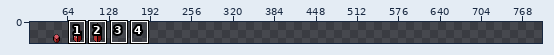
A sprite sheet gets an edit: game/assets/actors/shapes/cube_enemy.png. Above, an overview of the earlier version with the close-up marked.
Close-up. Old version:
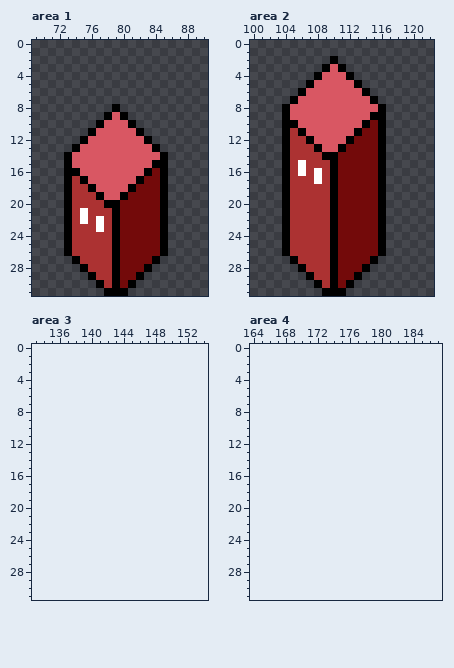
The file is 96x32 pixels. Shown: area 1: x 69..90, y 0..31; area 2: x 100..122, y 0..31; area 3: x 133..154, y 0..31; area 4: x 164..187, y 0..31. The old version is drawn lined up with the new one, on the new canvas. The wide view leaves out empty margins. The commit also changed other parts of the picture, which this record leaves out.
After:
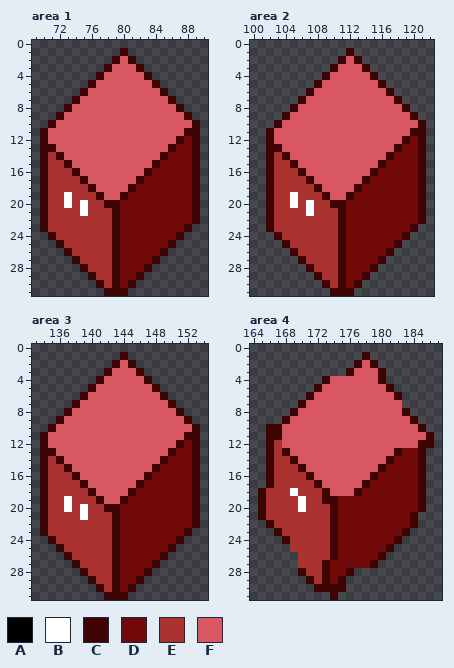
Palette (. is transparent): A #000000  B #ffffff  C #3e0303  D #730a0a  E #ac3232  F #d95763
Difference:
canvas 96x32 -> 800x32, the old top-left corner now at 32,0
Changed rows in their new state; - is an unchanged pixel.
Area 1:
first column x 70:
 1 ----------C---------
 2 ---------CFC--------
 3 --------CFFFC-------
 4 -------CFFFFFC------
 5 ------CFFFFFFFC-----
 6 -----CFFFFFFFFFC----
 7 ----CFFFFFFFFFFFC---
 8 ---CFFFFFFFFFFFFFC--
 9 --CFFFFFF-FFFFFFFFC-
10 -CFFFFFF---FFFFFFFFC
11 CFFFFFF-----FFFFFFCC
12 CFFFFF-------FFFFCDC
13 CCFFF---------FFCDDC
14 CECF-----------CDDDC
15 CEEC----------CDDDDC
16 CEEEC--------C-DDDDC
17 CEEE-C------C--DDDDC
18 CEEE--C----C---DDDDC
19 CEEB---C--C----DDDDC
20 CEEB-B--CC-----DDDDC
21 CEEE-----C-----DDDDC
22 CEEE-E-E-C-----DDDDC
23 CEEE---E-C-----DDDC-
24 -CEE-----C-----DDC--
25 --CE-----C-----DC---
26 ---C-----C-----C----
27 ----C----C----C-----
28 -----C---C---C------
29 ------C--C--C-------
30 -------C-C-C--------
31 --------CCC---------
Area 2:
first column x 102:
 1 ----------C---------
 2 --------.CFC--------
 3 -------.CFFFC-------
 4 ------.C--FFFC------
 5 -----.C----FFFC-----
 6 ----.C------FFFC----
 7 ---.C--------FFFC---
 8 --.C----------FFFC--
 9 --C----------FFFFFC-
10 -CFF--------FFFFFFFC
11 CFFFF------FFFFFFFCC
12 CFFFFF----FFFFFFFCDC
13 CCFFFFF--FFFFFFFCDDC
14 CECFFFFFFFFFFFFCDDDC
15 CEECFFFFFFFFFFCDDDDC
16 CEE-CFFFFFFFFCDDDDDC
17 CEE--CFFFFFFC-DDDDDC
18 CEE---CFFFFC--DDDDDC
19 CEEB---CFFC---DDDDDC
20 CEEB-B--CC----DDDDDC
21 CEE--B--EC----DDDDDC
22 CEE-----EC----DDDDDC
23 CEE-----EC----DDDDC-
24 -CE-----EC----DDDC--
25 --C-----EC----DDC---
26 --.C----EC----DC----
27 ---.C---EC---DC-----
28 ----.C--EC--DC------
29 -----.C-EC-DC-------
30 ------.CECDC--------
31 -------.CCC---------
Area 3:
first column x 134:
 1 ----------C---------
 2 ---------CFC--------
 3 --------CFFFC-------
 4 -------CFFFFFC------
 5 ------CFFFFFFFC-----
 6 -----CFFFFFFFFFC----
 7 ----CFFFFFFFFFFFC---
 8 ---CFFFFFFFFFFFFFC--
 9 --CFFFFFFFFFFFFFFFC-
10 -CFFFFFFFFFFFFFFFFFC
11 CFFFFFFFFFFFFFFFFFCC
12 CFFFFFFFFFFFFFFFFCDC
13 CCFFFFFFFFFFFFFFCDDC
14 CECFFFFFFFFFFFFCDDDC
15 CEECFFFFFFFFFFCDDDDC
16 CEEECFFFFFFFFCDDDDDC
17 CEEEECFFFFFFCDDDDDDC
18 CEEEEECFFFFCDDDDDDDC
19 CEEBEEECFFCDDDDDDDDC
20 CEEBEBEECCDDDDDDDDDC
21 CEEEEBEEECDDDDDDDDDC
22 CEEEEEEEECDDDDDDDDDC
23 CEEEEEEEECDDDDDDDDC-
24 -CEEEEEEECDDDDDDDC--
25 --CEEEEEECDDDDDDC---
26 ---CEEEEECDDDDDC----
27 ----CEEEECDDDDC-----
28 -----CEEECDDDC------
29 ------CEECDDC-------
30 -------CECDC--------
31 --------CCC---------
Area 4:
first column x 165:
 1 -------------C--------
 2 ------------CFC-------
 3 -----------CFFFC------
 4 --------CFFFFFFC------
 5 -------CFFFFFFFFC-----
 6 ------CFFFFFFFFFFC----
 7 -----CFFFFFFFFFFFF----
 8 ----CFFFFFFFFFFFFFC---
 9 ---CFFFFFFFFFFFFFFFC--
10 -CCFFFFFFFFFFFFFFFFFC-
11 -CCFFFFFFFFFFFFFFFFFFC
12 -CEFFFFFFFFFFFFFFFFFCC
13 -CECFFFFFFFFFFFFFCDDC-
14 -CEECFFFFFFFFFFFCDDDC-
15 -CEEECFFFFFFFFFCDDDDC-
16 -CEEEECFFFFFFFCDDDDDC-
17 -CEEEEECFFFFFCDDDDDDC-
18 CEEEBEEECFFFCDDDDDDDC-
19 CEEEEBEECCDDDDDDDDDDC-
20 CEEEEBEEECDDDDDDDDDDC-
21 CEEEEEEEECDDDDDDDDDC--
22 -CEEEEEEECDDDDDDDDDC--
23 --CEEEEEECDDDDDDDDC---
24 ---CEEEEECDDDDDDDC----
25 ----EEEEECDDDDDDC-----
26 -----EEEECDDDDDC------
27 -----EEECDDDDDC-------
28 -----CEECDDC----------
29 ------CECDC-----------
30 -------CCCC-----------
31 ---------C------------
Where, in picture pixels (left, top, right, bottom), the same in both close-ups:
changed: (40, 48, 200, 296)
changed: (266, 48, 426, 296)
added: (40, 352, 200, 600)
added: (258, 352, 434, 600)
